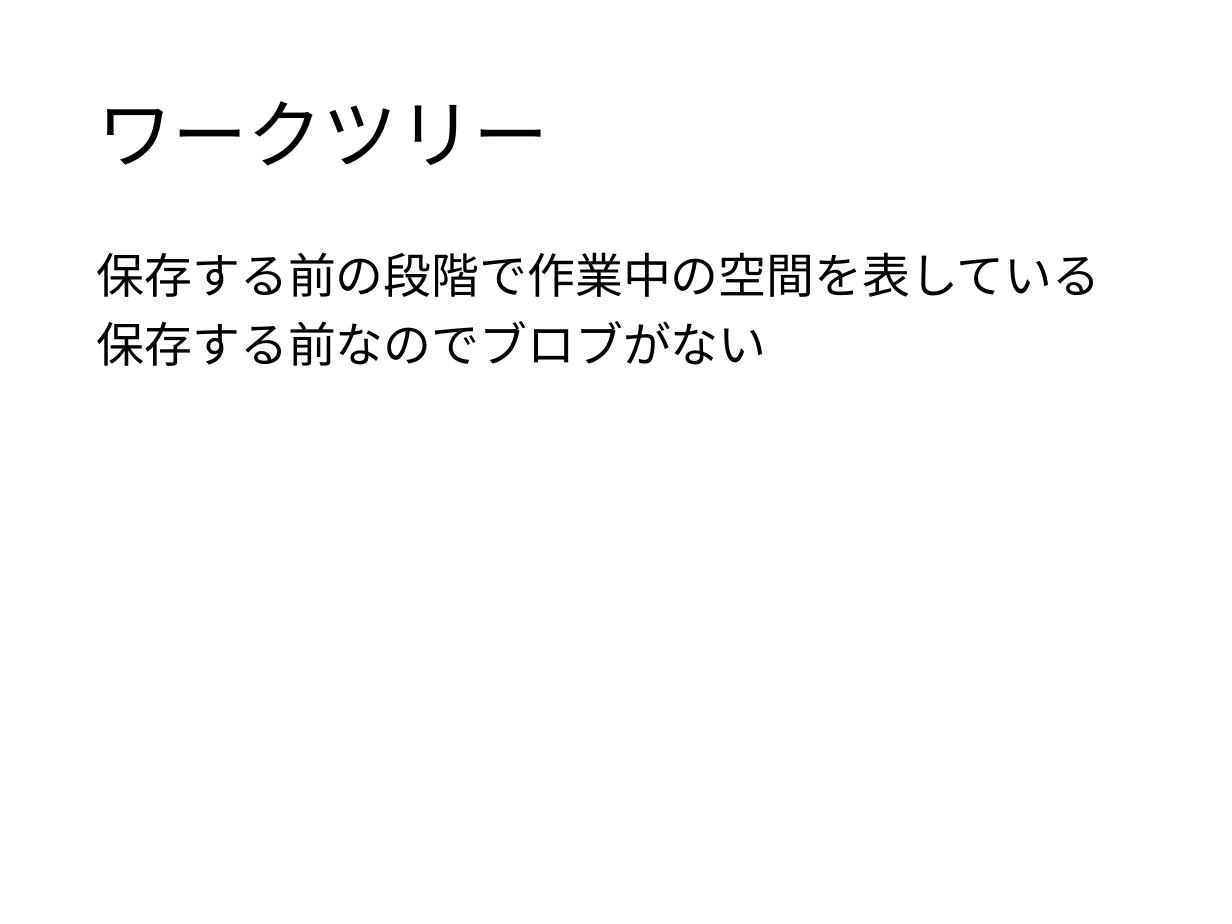
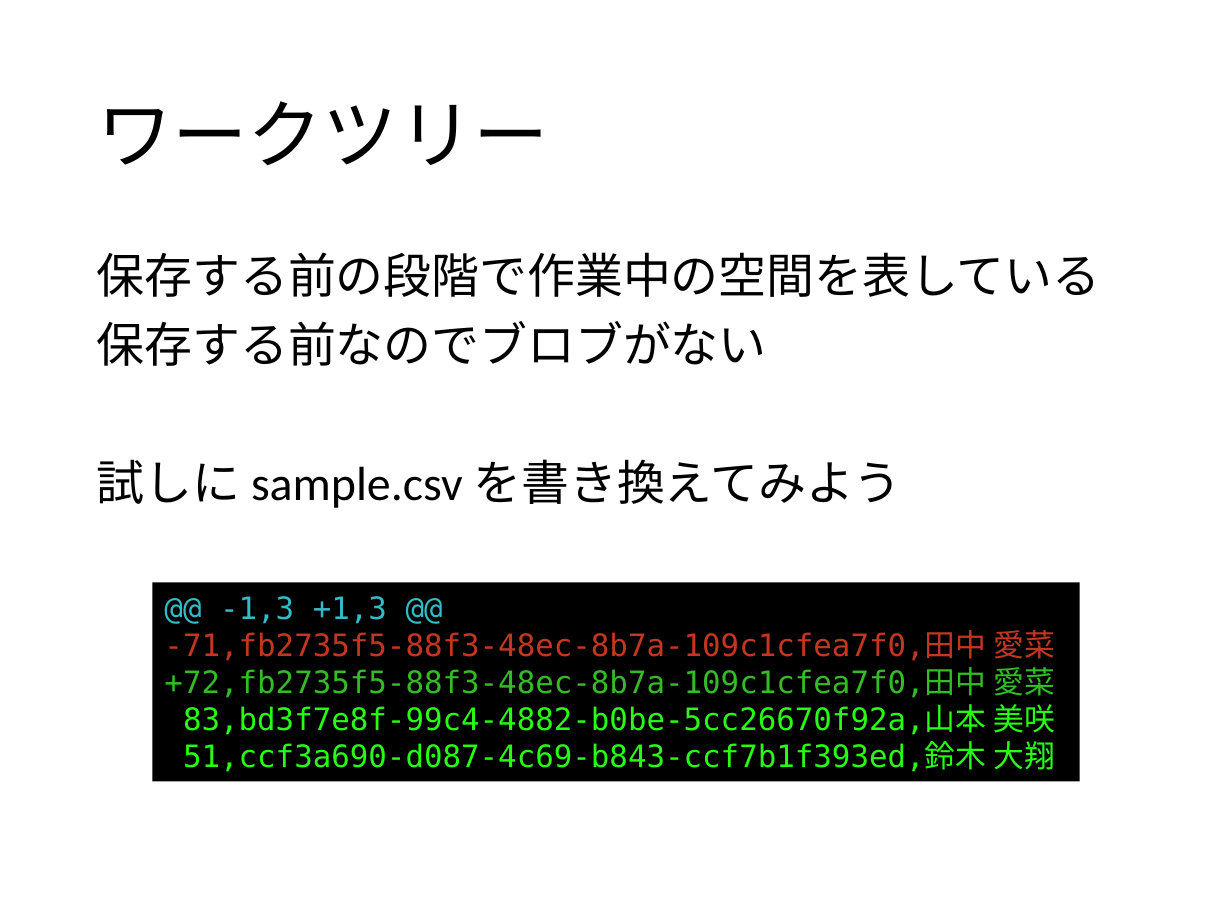
Before and after one commit to matsubara0507/learn-you-a-git-for-great-good, a slide deck: slide 12 of slide/part1.pptx. Drawn at 1232x924 pixels with LibreOffice and Linux fonts; fonts in the diff are those of the drawing; background and template pictures are left out. Boxes give left, top, right and bottom in pixels: in the first picture for what was removed or moved away, otherwise in the second. Text is boxed around its words. In the diff, an @@ line names an element or a change of style, - is before the commit and + after.

```diff
--- a/slide/part1.pptx
+++ b/slide/part1.pptx
@@ text at (97,459,901,508): paragraph added @@
+試しに sample.csv を書き換えてみよう
@@ rectangle added at (153,583,1080,782), fill #000000, 18 pt, text #28FE14 @@
+@@ -1,3 +1,3 @@
+-71,fb2735f5-88f3-48ec-8b7a-109c1cfea7f0,田中 愛菜
++72,fb2735f5-88f3-48ec-8b7a-109c1cfea7f0,田中 愛菜
+83,bd3f7e8f-99c4-4882-b0be-5cc26670f92a,山本 美咲
+51,ccf3a690-d087-4c69-b843-ccf7b1f393ed,鈴木 大翔
```
Also in this commit, not shown: 3 other slides changed, 7 other files.
